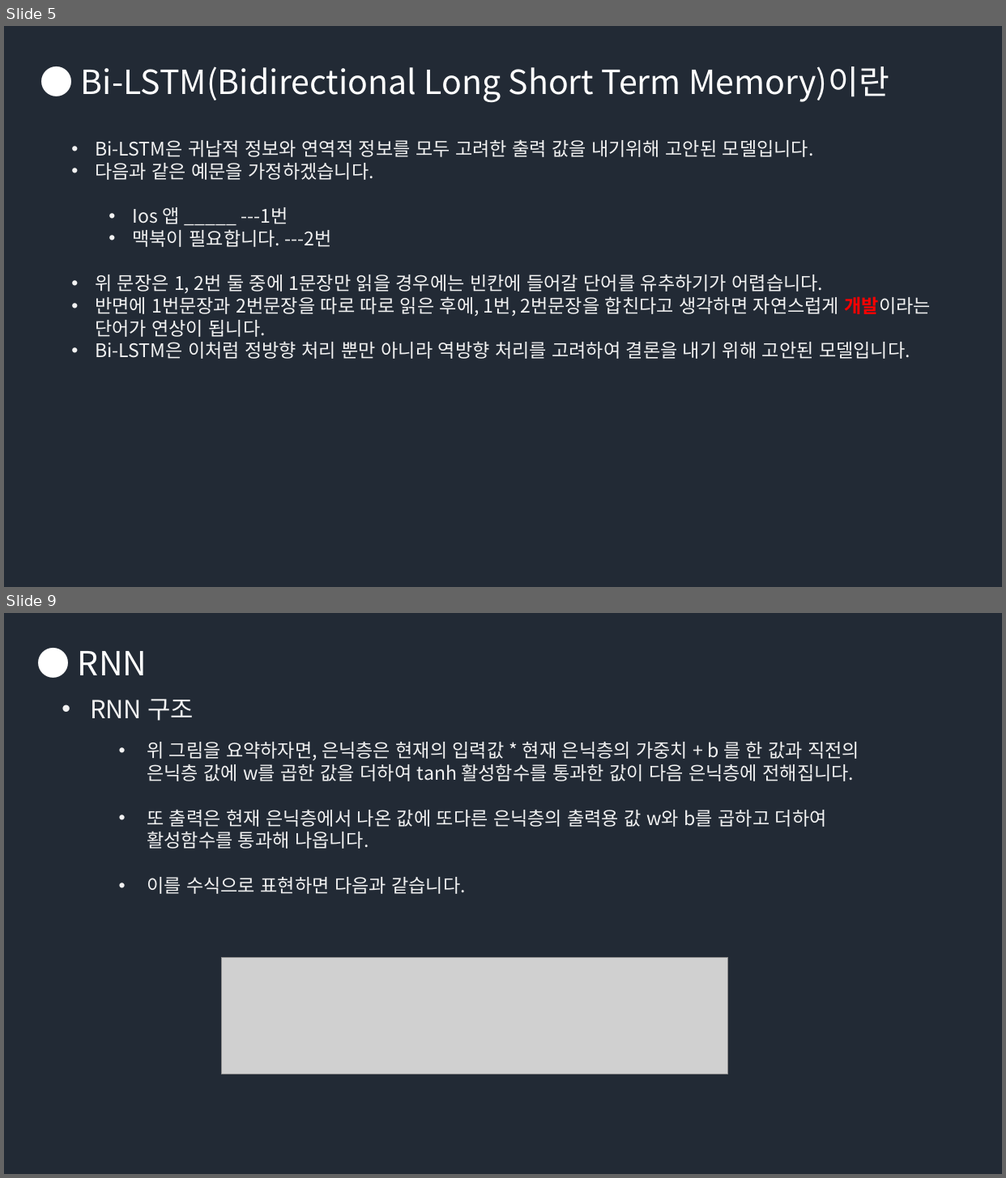
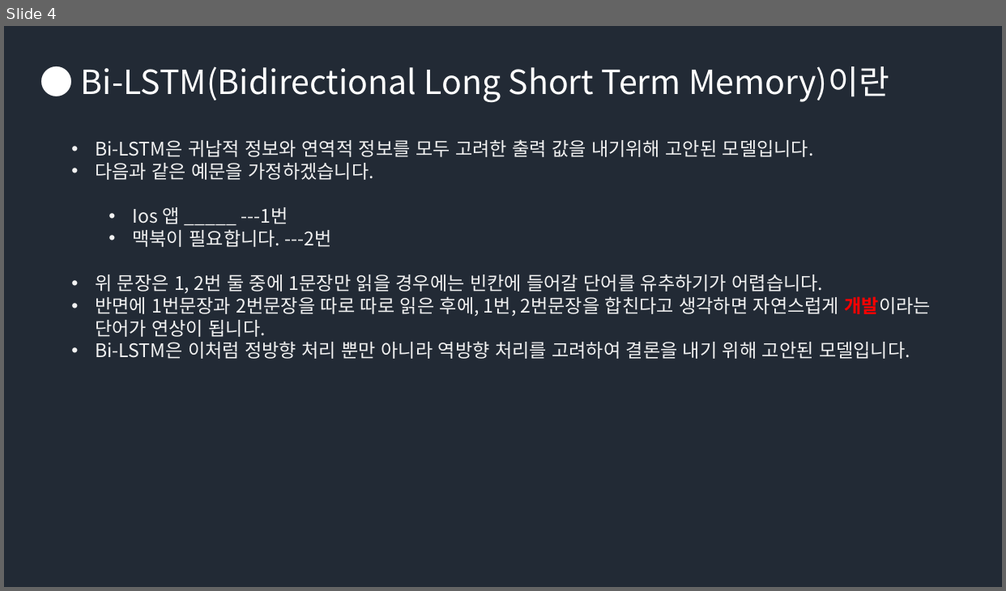
Before and after one commit to Groot-Space/Groot-space.github.io, a slide deck: assets/images/LSTM/LSTM.pptx. Shown one above the other, each under a label of ours: slides 5 and 9 before the commit, slide 4 after it; the slides between them are not shown. The pictures are 1006x1178 and 1006x591 pixels, drawn with LibreOffice and Linux fonts; fonts in the diff are those of the drawing; grey boxes stand for pictures. Boxes give left, top, right and bottom in pixels: in the first picture for what was removed or moved away, otherwise in the second. Text is boxed around its words. In the diff, an @@ line names an element or a change of style, - is before the commit and + after.

```diff
--- a/assets/images/LSTM/LSTM.pptx
+++ b/assets/images/LSTM/LSTM.pptx
@@ slide 9 removed at (4,613,1002,1174), background #222A35 @@
@@ text removed at (78,651,147,675) @@
-● RNN
@@ text removed at (90,699,194,721) @@
-• RNN 구조
@@ text removed at (147,742,859,894) @@
-• 위 그림을 요약하자면, 은닉층은 현재의 입력값 * 현재 은닉층의 가중치 + b 를 한 값과 직전의 은닉층 값에 w를 곱한 값을 더하여 tanh 활성함수를 통과한 값이 다음 은닉층에 전해집니다.
-• 또 출력은 현재 은닉층에서 나온 값에 또다른 은닉층의 출력용 값 w와 b를 곱하고 더하여 활성함수를 통과해 나옵니다.
-• 이를 수식으로 표현하면 다음과 같습니다.
@@ picture removed at (222,957,728,1074) @@
@@ what was slide 5 is now slide 4 @@
```
Also in this commit, not shown: 2 slides changed, 1 slide added, 6 other slides removed.
